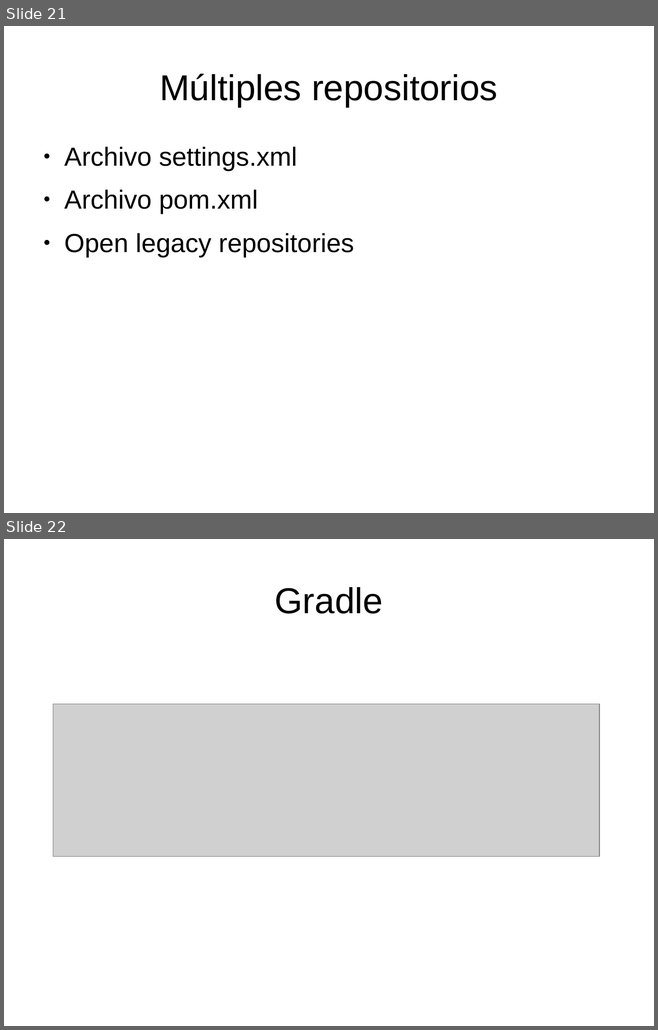
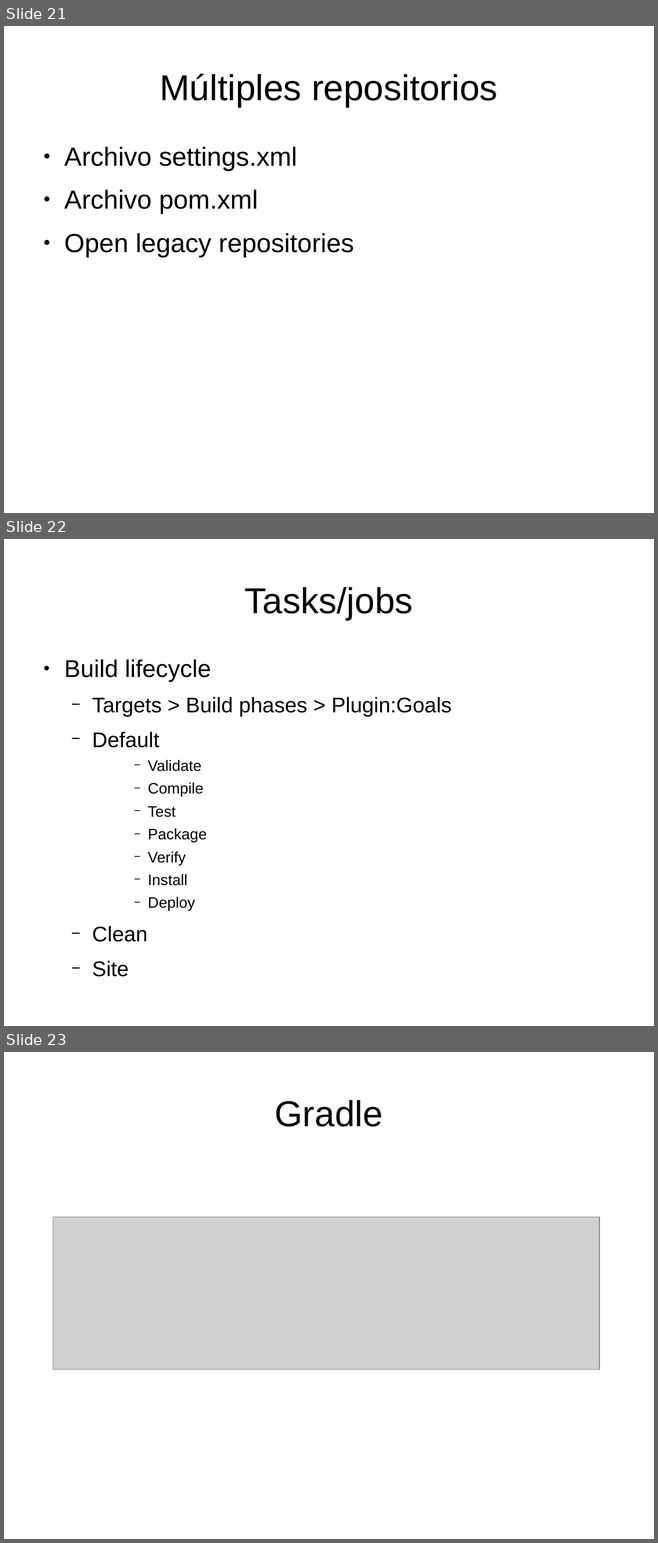
Before and after one commit to Tagle1/repo01, a slide deck: CursoMavenGradle.odp. Shown one above the other, each under a label of ours: slides 21 and 22 before the commit, slides 21, 22 and 23 after it. The pictures are 658x1030 and 658x1543 pixels, drawn with LibreOffice and Linux fonts; fonts in the diff are those of the drawing; grey boxes stand for pictures. Boxes give left, top, right and bottom in pixels: in the first picture for what was removed or moved away, otherwise in the second. Text is boxed around its words. In the diff, an @@ line names an element or a change of style, - is before the commit and + after.

```diff
--- a/CursoMavenGradle.odp
+++ b/CursoMavenGradle.odp
@@ slide 22 added at (4, 539, 654, 1026), background #FFFFFF @@
@@ title added at (245, 587, 413, 620), 44 pt, text #000000 @@
+Tasks/jobs
@@ text added at (64, 659, 451, 942), 25.9 pt, text #000000 @@
+● Build lifecycle
+  − Targets > Build phases > Plugin:Goals
+  − Default
+      − Validate
+      − Compile
+      − Test
+      − Package
+      − Verify
+      − Install
+      − Deploy
+  − Clean
+  − Site
@@ what was slide 22 is now slide 23 @@
```
Also in this commit, not shown: 1 slide changed, 4 other slides added, 2 other files.
